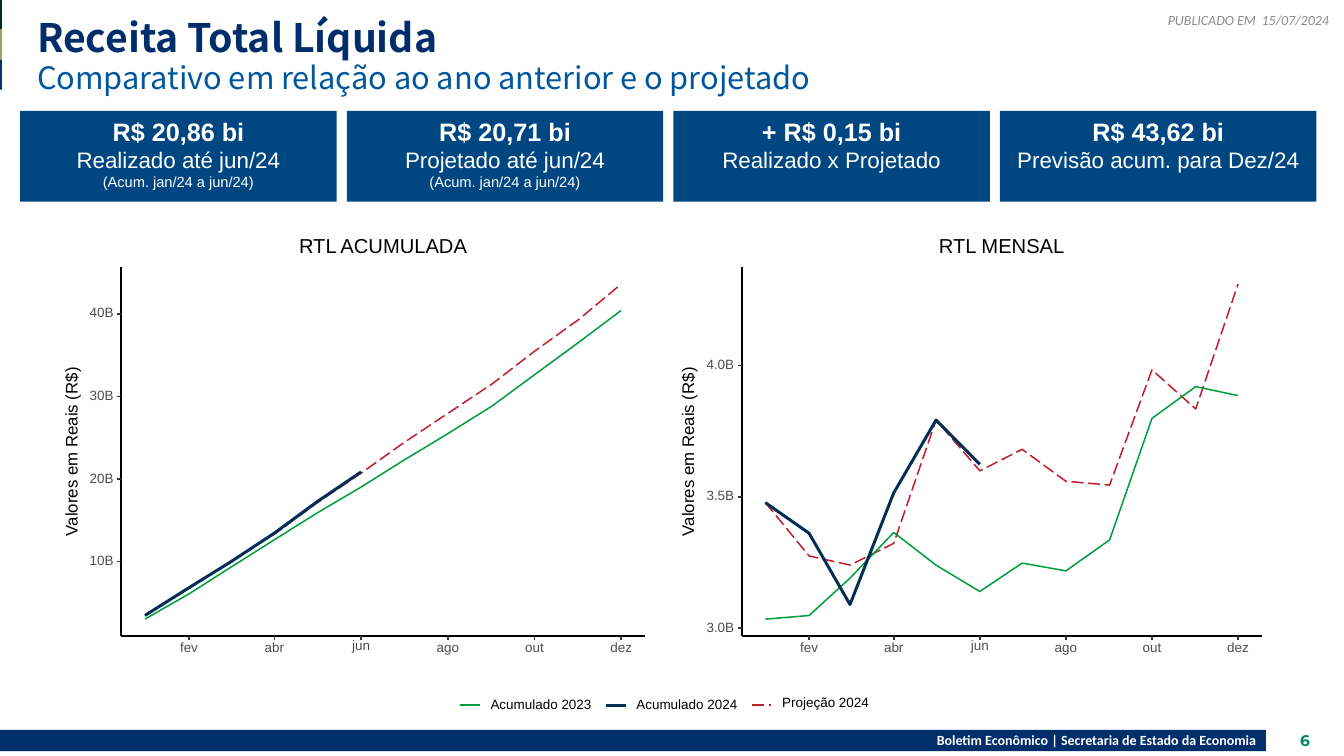
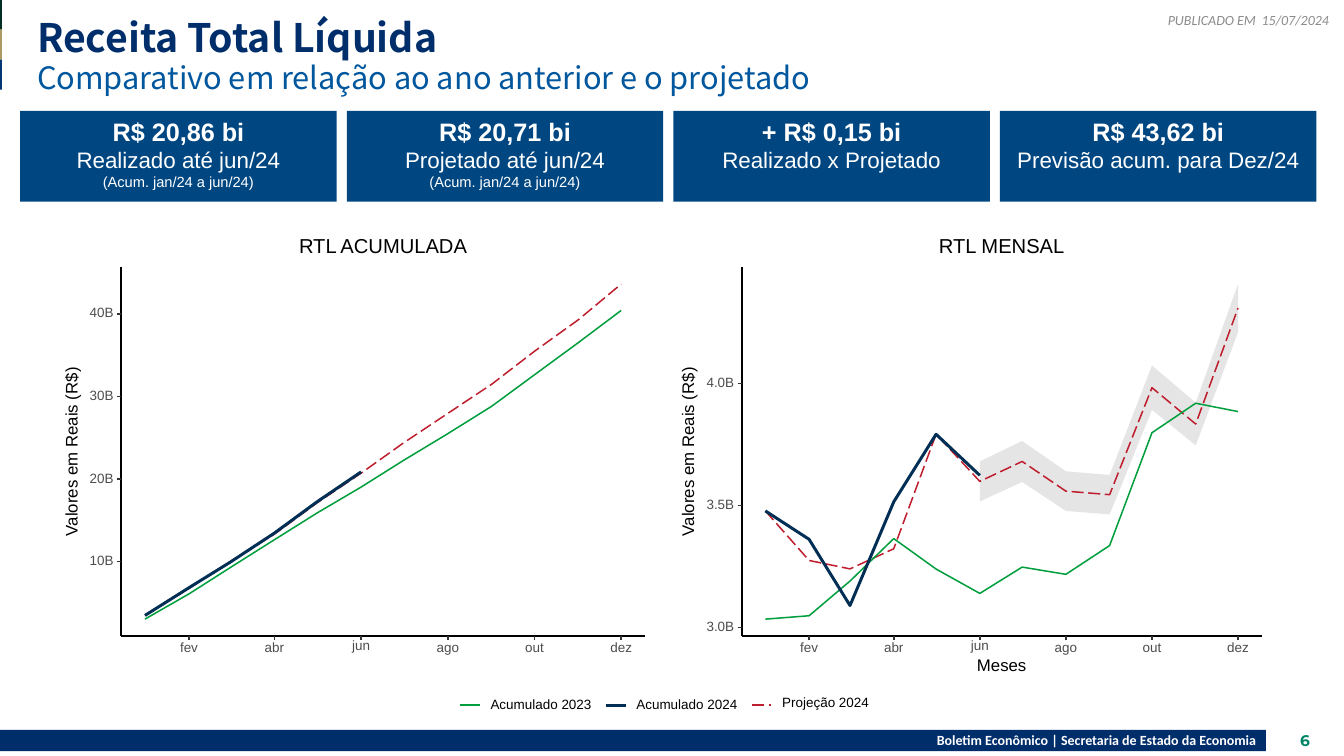
Before and after one commit to raphaellima1/Relatorio_receita, a slide deck: slide 6 of 2024-07-15V2.pptx. Drawn at 1344x756 pixels with LibreOffice and Linux fonts; fonts in the diff are those of the drawing. Boxes give left, top, right and bottom in pixels: in the first picture for what was removed or moved away, otherwise in the second. Text is boxed around its words. In the diff, an @@ line names an element or a change of style, - is before the commit and + after.

```diff
--- a/2024-07-15V2.pptx
+++ b/2024-07-15V2.pptx
@@ freeform shape added at (x1=980, y1=284, x2=1238, y2=515), fill #CCCCCC at 50% opacity @@
@@ freeform shape resized from (x1=765, y1=284, x2=1238, y2=566) to (x1=765, y1=309, x2=1238, y2=570) @@
@@ text "4.0B" moved from (x1=707, y1=359, x2=735, y2=369) to (x1=707, y1=377, x2=735, y2=387) @@
@@ freeform shape resized from (x1=765, y1=387, x2=1238, y2=620) to (x1=765, y1=403, x2=1238, y2=619) @@
@@ freeform shape resized from (x1=765, y1=420, x2=980, y2=605) to (x1=765, y1=435, x2=980, y2=606) @@
@@ text "3.5B" moved from (x1=707, y1=490, x2=735, y2=500) to (x1=707, y1=499, x2=735, y2=509) @@
@@ text added at (x1=977, y1=659, x2=1026, y2=671), 12 pt, text #000000 @@
+Meses
```
Also in this commit, not shown: 3 other slides changed, 6 other files.
